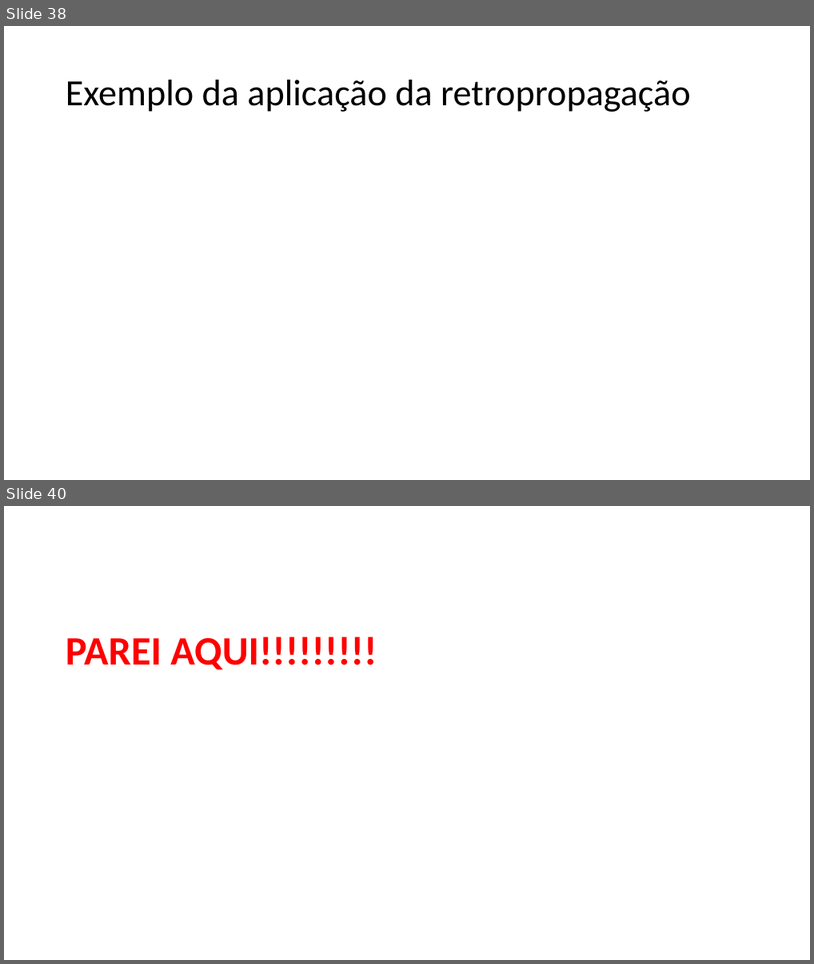
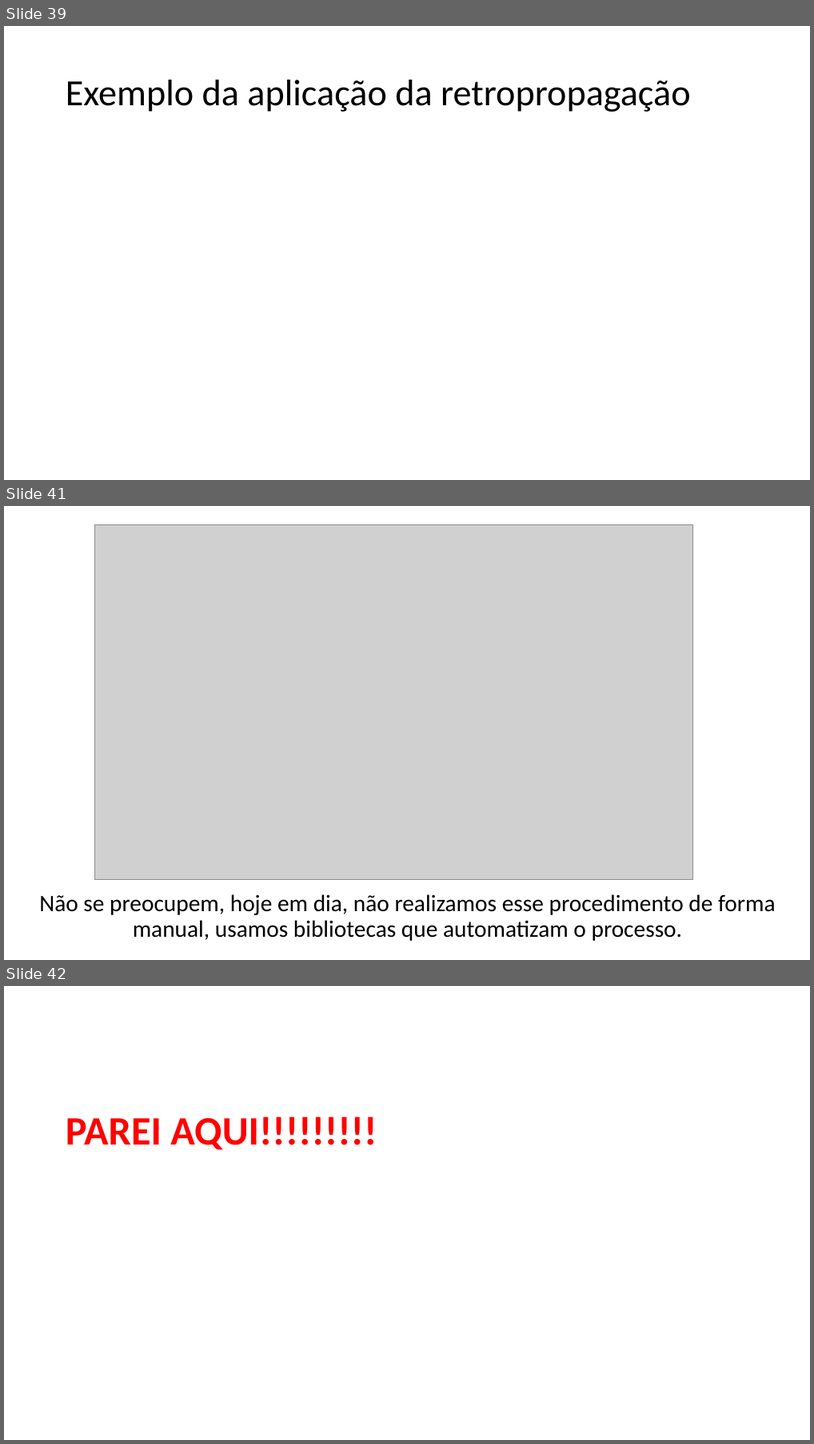
Before and after one commit to zz4fap/c24_inteligencia_artificial, a slide deck: slides/C24_MLP.pptx. Shown one above the other, each under a label of ours: slides 38 and 40 before the commit, slides 39, 41 and 42 after it; the slides between them are not shown. The pictures are 814x964 and 814x1444 pixels, drawn with LibreOffice and Linux fonts; fonts in the diff are those of the drawing; grey boxes stand for pictures. Boxes give left, top, right and bottom in pixels: in the first picture for what was removed or moved away, otherwise in the second. Text is boxed around its words. In the diff, an @@ line names an element or a change of style, - is before the commit and + after.

```diff
--- a/slides/C24_MLP.pptx
+++ b/slides/C24_MLP.pptx
@@ slide 41 added at [4, 506, 810, 960], background #FFFFFF @@
@@ picture added at [94, 524, 693, 880] @@
@@ text added at [39, 894, 776, 940], 28 pt, text #000000 @@
+Não se preocupem, hoje em dia, não realizamos esse procedimento de forma manual, usamos bibliotecas que automatizam o processo.
@@ what was slide 38 is now slide 39 @@
@@ what was slide 40 is now slide 42 @@
```
Also in this commit, not shown: 3 slides changed, 1 other slide added.
